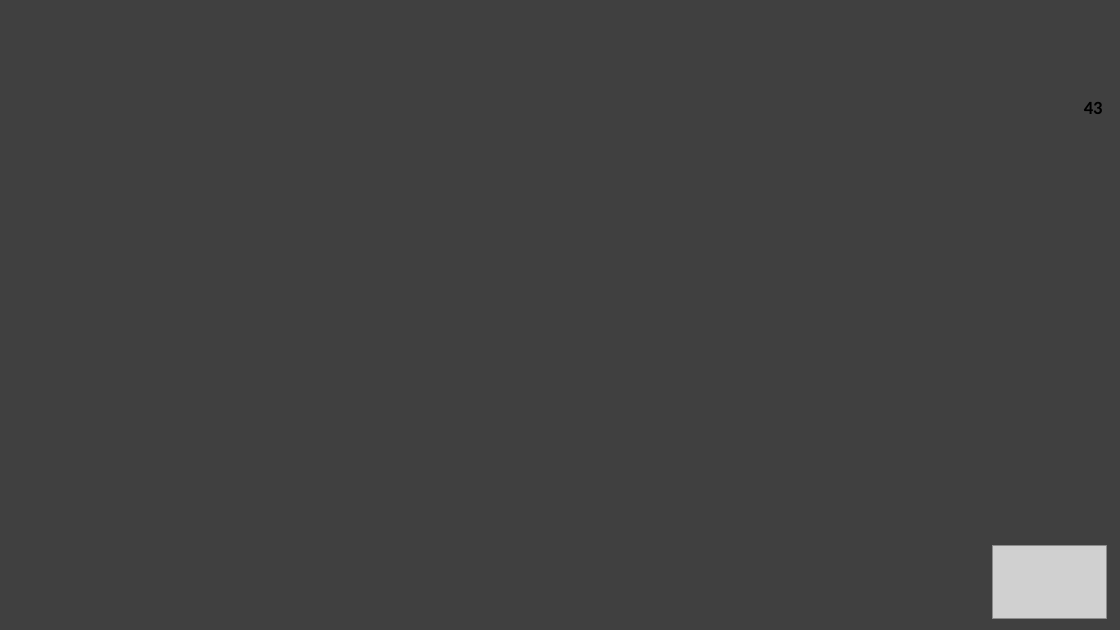
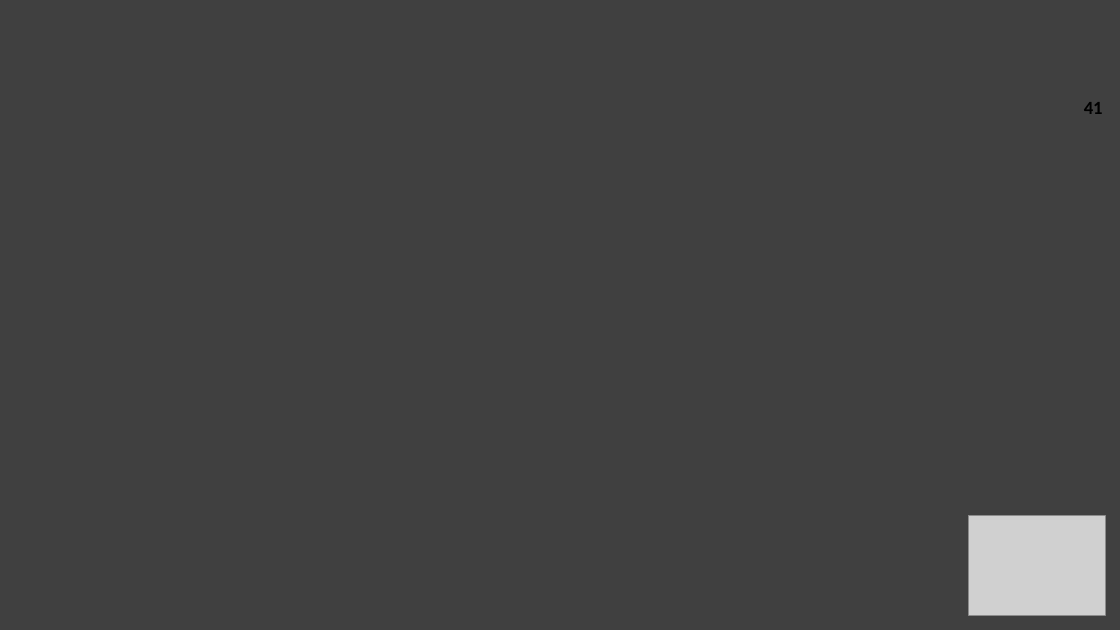
Before and after one commit to laguill/OC-DataScientist, a slide deck: slide 41 of P7_Implementer-model-scoring/soutenance/LAFON_Guillaume_5_presentation_082025.pptx (slide 43 before the commit). Drawn at 1120x630 pixels with LibreOffice and Linux fonts; fonts in the diff are those of the drawing; grey boxes stand for pictures; background and template pictures are left out. Boxes give left, top, right and bottom in pixels: in the first picture for what was removed or moved away, otherwise in the second. Text is boxed around its words. In the diff, an @@ line names an element or a change of style, - is before the commit and + after.

```diff
--- a/P7_Implementer-model-scoring/soutenance/LAFON_Guillaume_5_presentation_082025.pptx
+++ b/P7_Implementer-model-scoring/soutenance/LAFON_Guillaume_5_presentation_082025.pptx
@@ page number at [1084, 102, 1103, 114]: text changed @@
-43
+41
@@ picture: place and size @@
-picture at [992, 546, 1107, 618]
+picture at [969, 516, 1105, 615]
```
Also in this commit, not shown: 8 other slides changed, 35 slides added, 35 slides removed, 19 other files.
